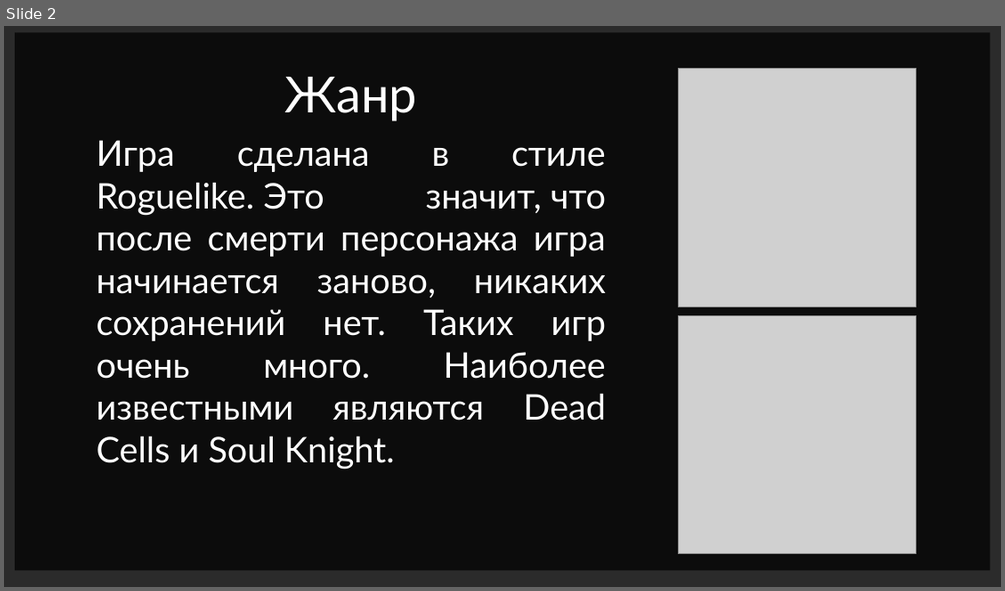
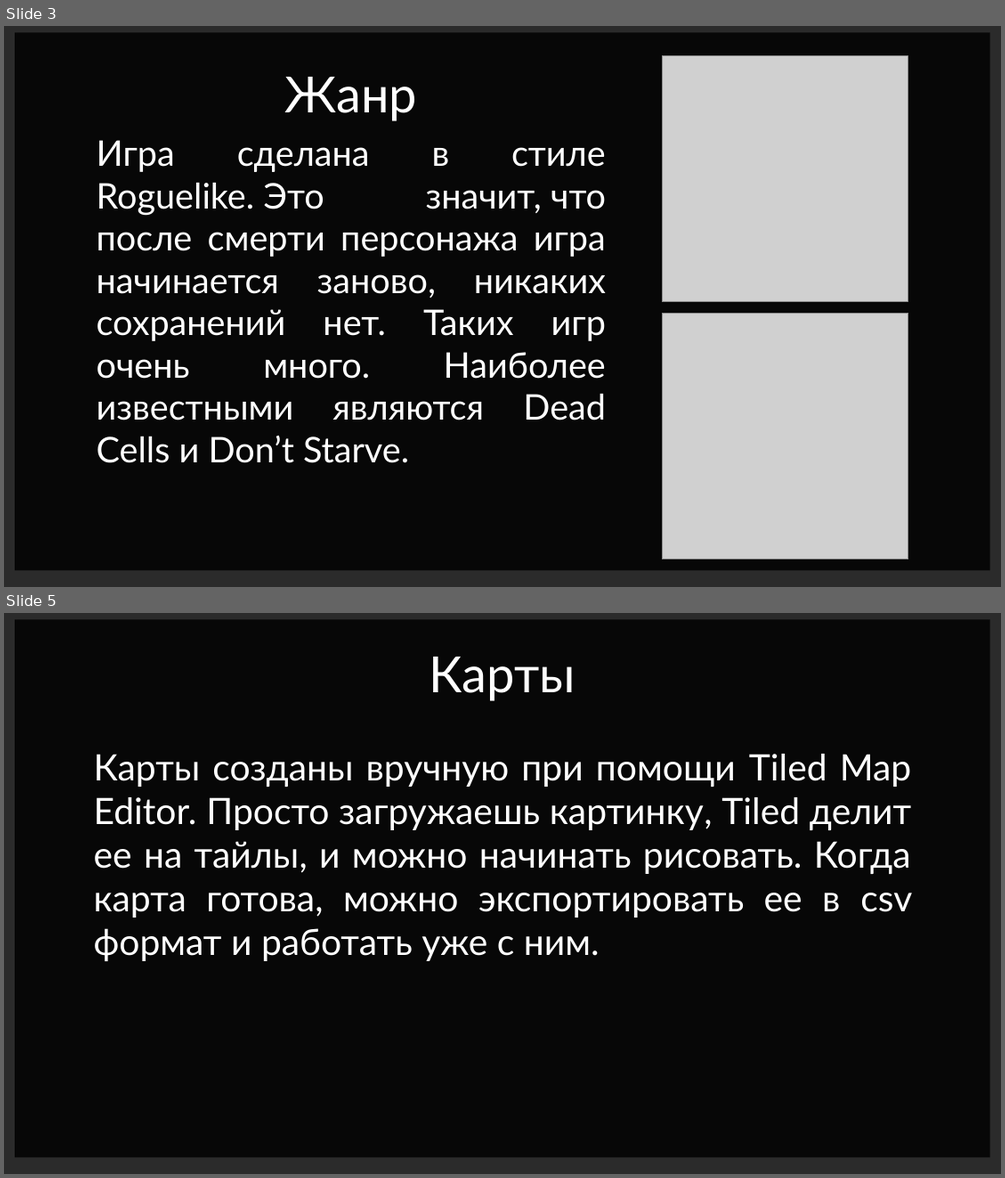
Before and after one commit to fivan999/Kings-and-Pigs, a slide deck: Kings and pigs.pptx. Shown one above the other, each under a label of ours: slide 2 before the commit, slides 3 and 5 after it; the slides between them are not shown. The pictures are 1005x591 and 1005x1178 pixels, drawn with LibreOffice and Linux fonts; fonts in the diff are those of the drawing; grey boxes stand for pictures; background and template pictures are left out; a plain dark background stands for a picture behind light text. Boxes give left, top, right and bottom in pixels: in the first picture for what was removed or moved away, otherwise in the second. Text is boxed around its words. In the diff, an @@ line names an element or a change of style, - is before the commit and + after.

```diff
--- a/Kings and pigs.pptx
+++ b/Kings and pigs.pptx
@@ slide 5 added at box(4, 613, 1001, 1174), background picture (left out) @@
@@ rectangle added at box(16, 620, 990, 1158), fill #000000 at 82% opacity @@
@@ text added at box(429, 657, 575, 701), 48 pt, text #FFFFFF @@
+Карты
@@ text added at box(94, 754, 912, 961), 35 pt, text #FFFFFF @@
+Карты созданы вручную при помощи Tiled Map Editor. Просто загружаешь картинку, Tiled делит ее на тайлы, и можно начинать рисовать. Когда карта готова, можно экспортировать ее в csv формат и работать уже с ним.
@@ what was slide 2 is now slide 3 @@
@@ slide 3 changed as well @@
@@ rectangle at box(16, 33, 990, 571): fill #000000 at 70% opacity to #000000 at 82% opacity @@
@@ picture: place and size @@
-picture at box(678, 69, 915, 306)
+picture at box(662, 56, 908, 302)
@@ text at box(97, 140, 606, 463): text changed @@
-Игра сделана в стиле Roguelike. Это значит, что после смерти персонажа игра начинается заново, никаких сохранений нет. Таких игр очень много. Наиболее известными являются Dead Cells и Soul Knight.
+Игра сделана в стиле Roguelike. Это значит, что после смерти персонажа игра начинается заново, никаких сохранений нет. Таких игр очень много. Наиболее известными являются Dead Cells и Don’t Starve.
@@ picture: place and size @@
-picture at box(678, 315, 915, 553)
+picture at box(662, 313, 908, 559)
```
Also in this commit, not shown: 5 other slides changed, 3 other slides added, 4 other files.
